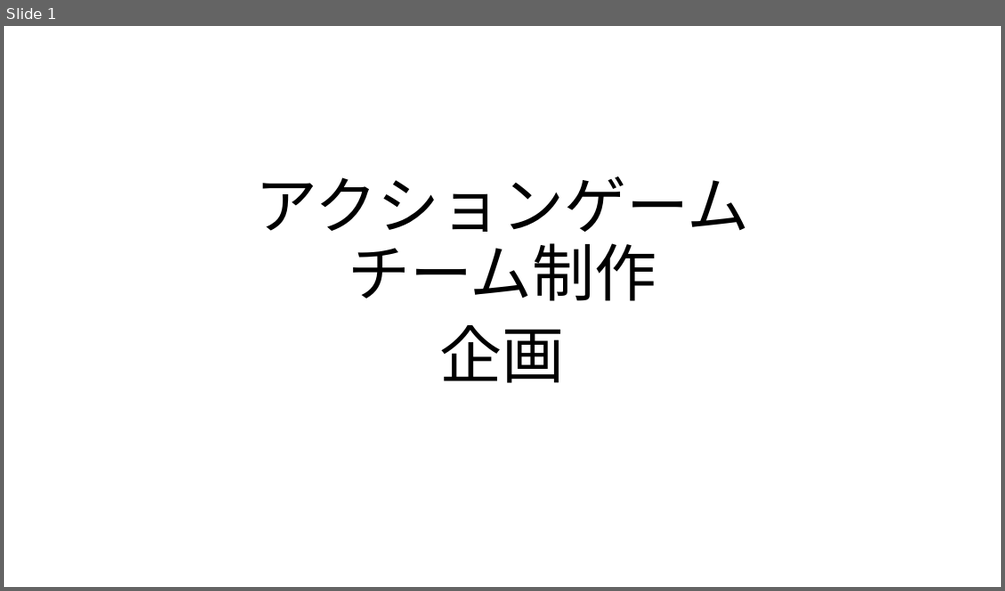
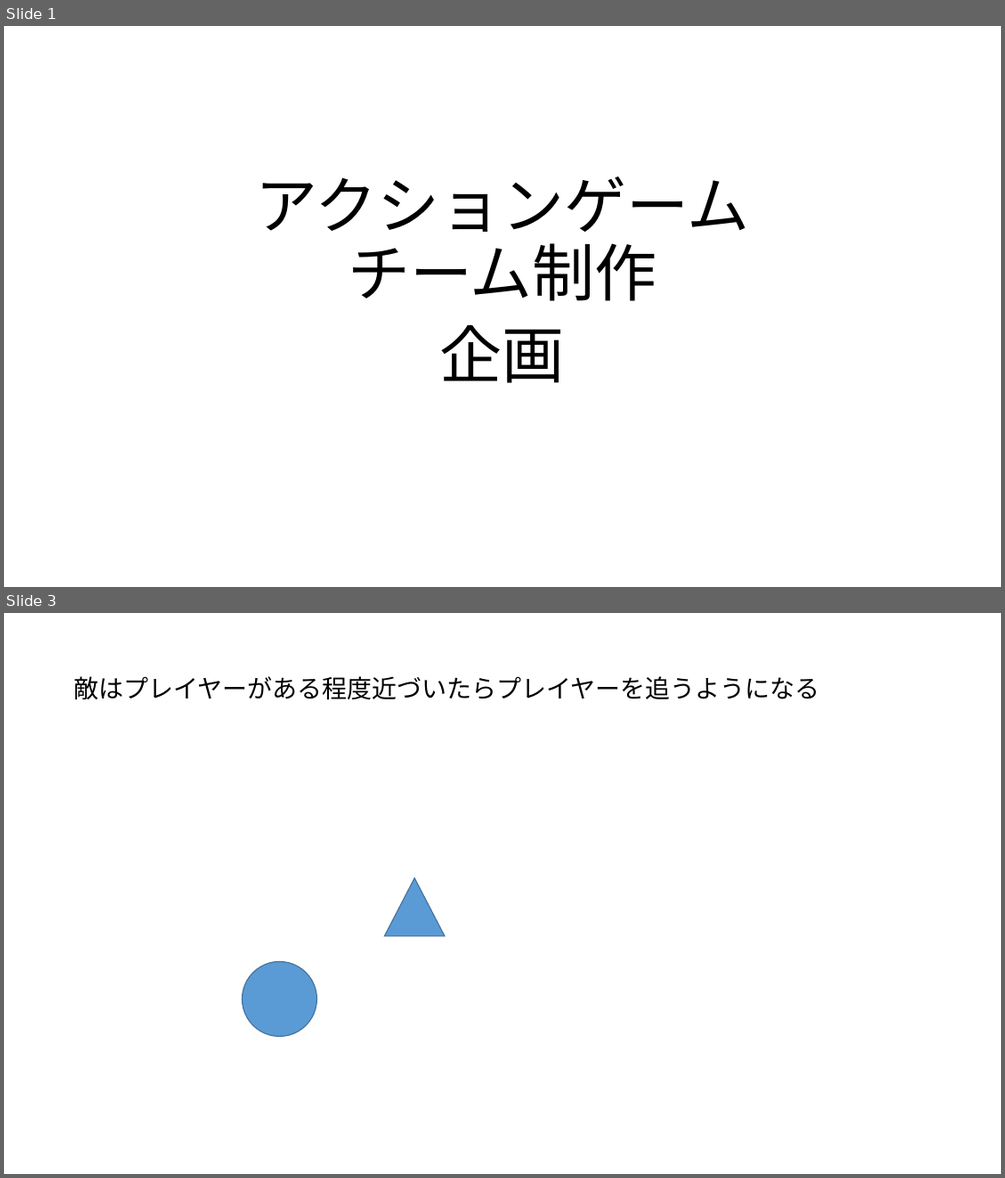
Before and after one commit to rinne-9029/ActionGame, a slide deck: アクションゲーム.pptx. Shown one above the other, each under a label of ours: slide 1 before the commit, slides 1 and 3 after it; the slides between them are not shown. The pictures are 1005x591 and 1005x1178 pixels, drawn with LibreOffice and Linux fonts; fonts in the diff are those of the drawing. Boxes give left, top, right and bottom in pixels: in the first picture for what was removed or moved away, otherwise in the second. Text is boxed around its words. In the diff, an @@ line names an element or a change of style, - is before the commit and + after.

```diff
--- a/アクションゲーム.pptx
+++ b/アクションゲーム.pptx
@@ slide 3 added at (4, 613, 1001, 1174), background #FFFFFF @@
@@ text added at (73, 676, 819, 700), 24 pt, text #000000 @@
+敵はプレイヤーがある程度近づいたらプレイヤーを追うようになる
@@ triangle added at (385, 877, 445, 936), fill #5B9BD5, outline #43739E 1 pt @@
@@ ellipse added at (242, 962, 316, 1037), fill #5B9BD5, outline #43739E 1 pt @@
```
Also in this commit, not shown: 4 other slides changed, 1 other slide added.
